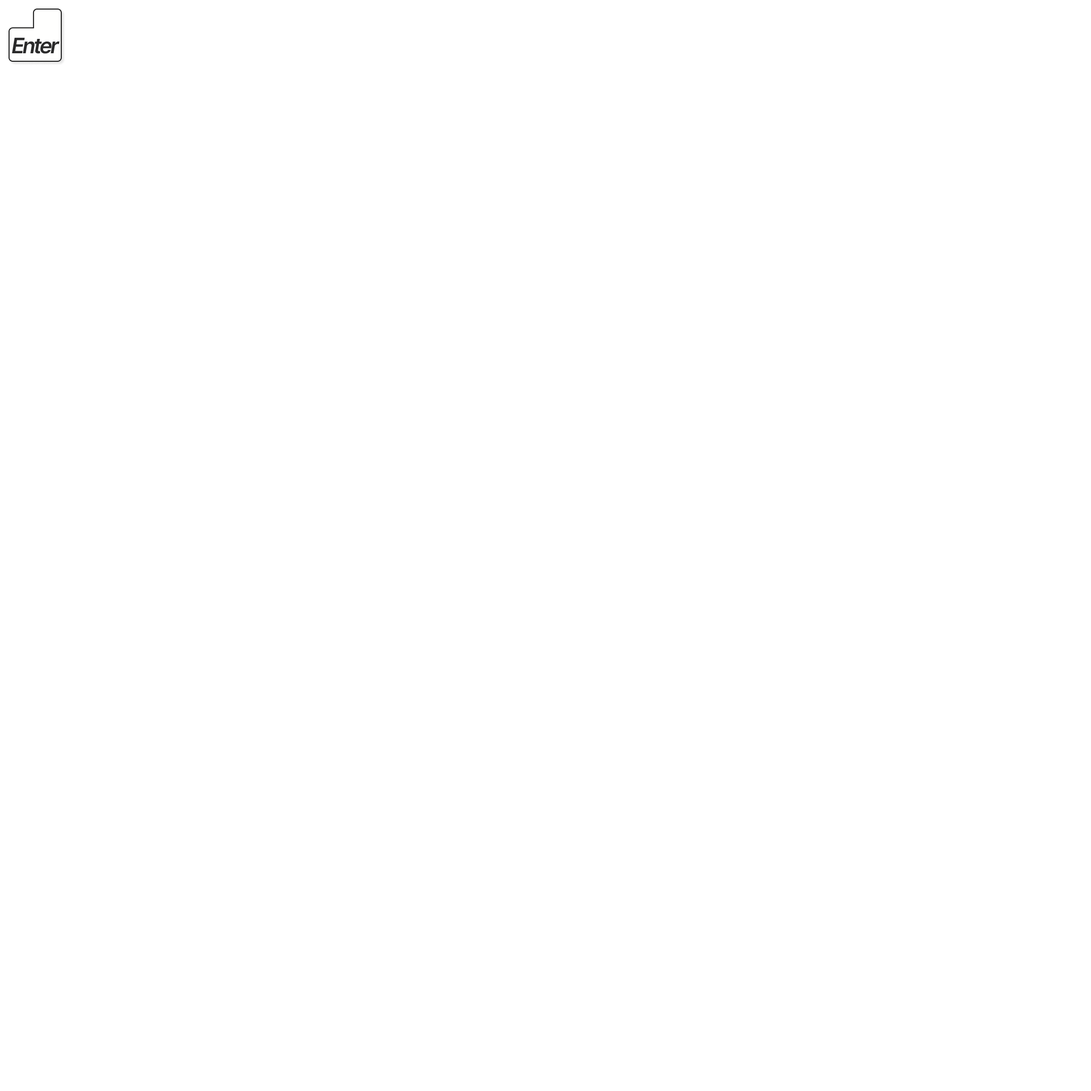
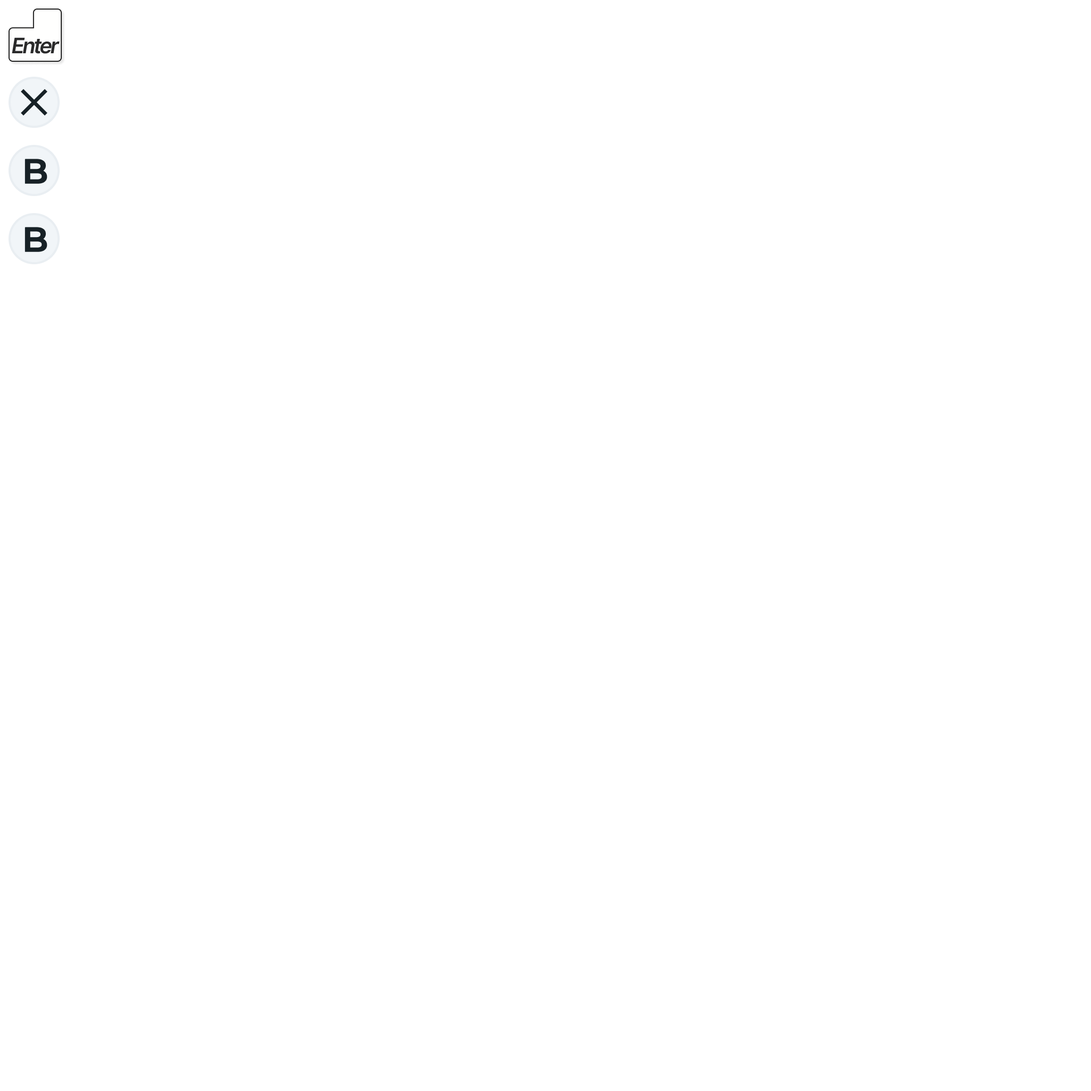
Layer changes from the first w=1091, h=1091 image to the second:
added layer "T_P4_Cross_Light.png" above "T_S_B_Light.png" over [8, 76, 60, 128]
added layer "T_S_B_Light.png" above "T_X_B_White_Light.png" over [8, 213, 60, 265]
added layer "T_X_B_White_Light.png" above "T_Enter_Key_White.png" over [8, 144, 60, 197]
